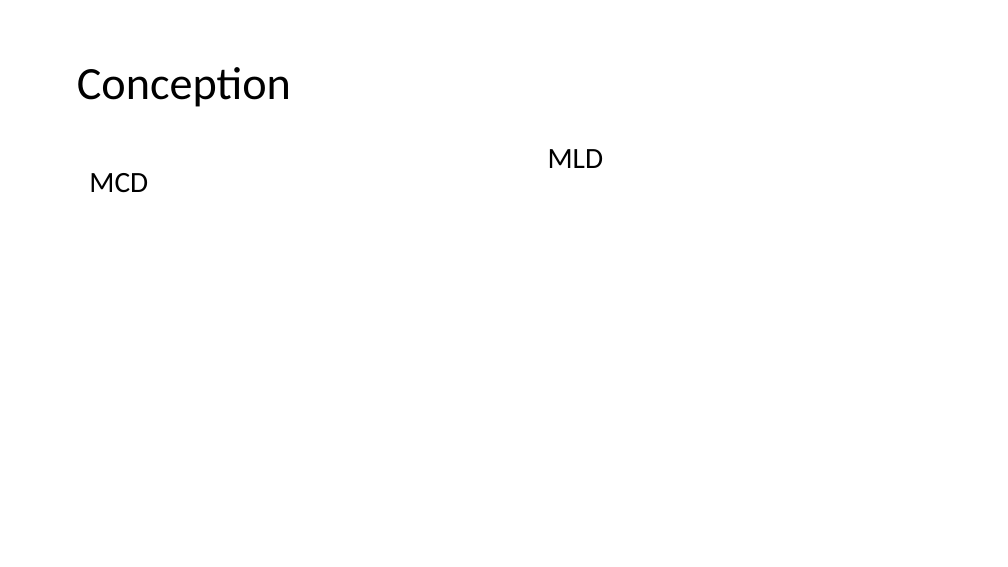
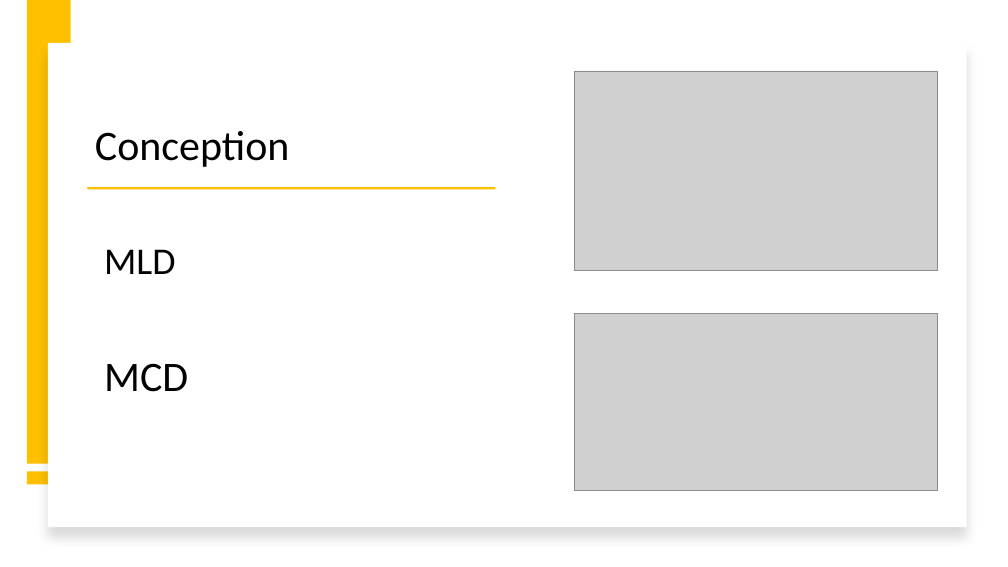
Before and after one commit to neopolitan2012/PT-LPBDD, a slide deck: slide 7 of Soutenance_PT.pptx (slide 6 before the commit). Drawn at 1008x567 pixels with LibreOffice and Linux fonts; fonts in the diff are those of the drawing; grey boxes stand for pictures. Boxes give left, top, right and bottom in pixels: in the first picture for what was removed or moved away, otherwise in the second. Text is boxed around its words. In the diff, an @@ line names an element or a change of style, - is before the commit and + after.

```diff
--- a/Soutenance_PT.pptx
+++ b/Soutenance_PT.pptx
@@ rectangle added at [27, 0, 71, 464], fill #FFC000 @@
@@ rectangle added at [48, 43, 966, 528], fill #FFFFFF @@
@@ title "Conception": place and size @@
-title "Conception" at [77, 67, 291, 107]
+title "Conception" at [95, 131, 289, 167]
@@ title "Conception" at [95, 131, 289, 167]: size 44 to 40 pt; vertical alignment middle to bottom @@
@@ picture added at [575, 71, 938, 271] @@
@@ rectangle added at [87, 188, 495, 190], fill #FFC000 @@
@@ text "MLD": place and size @@
-text "MLD" at [548, 149, 604, 168]
+text "MLD" at [104, 249, 175, 274]
@@ text "MLD" at [104, 249, 175, 274]: size 28 to 36 pt; vertical alignment top to middle @@
@@ picture added at [575, 314, 938, 491] @@
@@ text "MCD": place and size @@
-text "MCD" at [89, 173, 148, 193]
+text "MCD" at [104, 363, 188, 392]
@@ text "MCD" at [104, 363, 188, 392]: size 28 to 40 pt; vertical alignment top to middle @@
@@ rectangle added at [27, 471, 71, 484], fill #FFC000 @@
```
Also in this commit, not shown: 3 other slides changed, 6 slides added, 2 slides removed.
